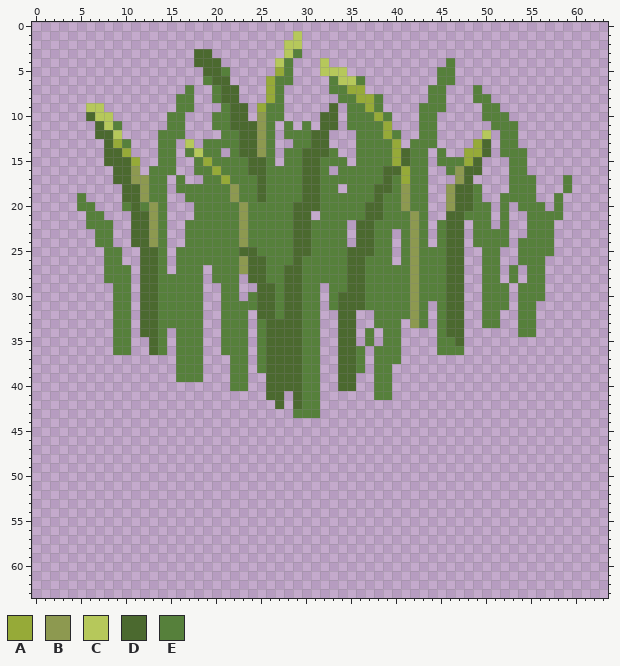
Two states of a pixel-art file, dot/weed.aseprite. Above, as it was before the edit.
64x64 pixels, 1 frame.
Palette (. is transparent): A #96aa38  B #8d9950  C #b6c85b  D #4b692f  E #56803b
New version:
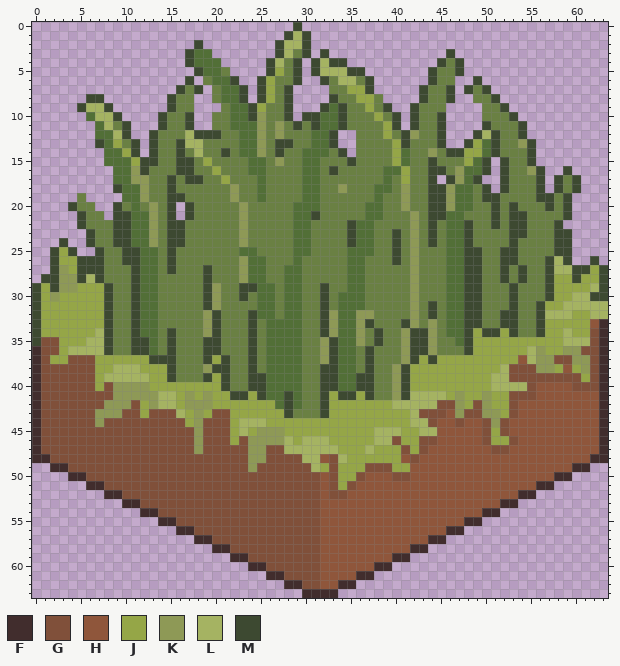
Colours new in this view: F #412d2d  G #80503a  H #8f563b  J #95a647  K #8e9956  L #a5b362  M #3d4931
Edits made:
layer "Layer 10" now shown
layer "Group 1/Layer 18" now shown
layer "Group 1/Layer 11" now shown
layer "Group 1/Layer 13" now shown
layer "Group 1/Layer 14" now shown
colour D: #4b692f -> #526f37
colour E: #56803b -> #6a8043
y 0: x 29 . -> M
y 1: x 28..30 .C. -> MLM
y 2: x 18 . -> M; x 27..30 .CC. -> MLLM
y 3: x 17 . -> M; x 27..28 .C -> ML; x 30 . -> M; x 32 . -> M; x 46 . -> M
y 4: x 17 . -> M; x 26..27 .C -> ML; x 29 . -> M; x 31..34 .C.. -> MLMM; x 45 . -> M; x 47 . -> M
y 5: x 18 . -> M; x 26..27 .A -> MJ; x 29 . -> M; x 31..36 .CCC.. -> MLLLMM; x 44 . -> M; x 47 . -> M
y 6: x 17 . -> M; x 22 . -> M; x 25..26 .A -> MJ; x 29 . -> M; x 32 . -> M; x 34..35 CC -> LL; x 37 . -> M; x 44 . -> M; x 49 . -> M
y 7: x 16 . -> M; x 18 . -> M; x 23 . -> M; x 25..26 .A -> MJ; x 28 . -> M; x 35..37 AA. -> JJM; x 43 . -> M; x 46 . -> M; x 48 . -> M; x 50 . -> M
y 8: x 6..7 .. -> MM; x 15 . -> M; x 23 . -> M; x 25..26 .A -> MJ; x 28 . -> M; x 33 . -> M; x 36..37 AA -> JJ; x 43 . -> M; x 46 . -> M; x 51 . -> M
y 9: x 5..8 .CC. -> MLLM; x 15 . -> M; x 24..25 .A -> MJ; x 28 . -> M; x 32 . -> M; x 34 . -> M; x 37 A -> J; x 39 . -> M; x 42 . -> M; x 52 . -> M
y 10: x 7..9 CC. -> LLM; x 14 . -> M; x 17 . -> M; x 24..25 .B -> MK; x 28 . -> M; x 30..31 .. -> MM; x 34 . -> M; x 38 A -> J; x 40 . -> M; x 42 . -> M; x 45 . -> M; x 53 . -> M
y 11: x 8 C -> L; x 10 . -> M; x 14 . -> M; x 17 . -> M; x 25 B -> K; x 27 . -> K; x 29 . -> M; x 31 . -> M; x 34 . -> M; x 39..40 A. -> JM; x 42 . -> M; x 45 . -> M; x 50 . -> M; x 54 . -> M
y 12: x 9..10 C. -> LM; x 13 . -> M; x 17..20 .... -> LMMM; x 25 B -> K; x 27 . -> K; x 33 . -> M; x 39 A -> J; x 41..42 .. -> MK; x 45 . -> M; x 49..51 .C. -> MLM; x 54 . -> M
y 13: x 7 . -> M; x 9 A -> J; x 11 . -> M; x 13 . -> M; x 16..18 .C. -> MLL; x 25 B -> K; x 27..28 .. -> MM; x 33 . -> M; x 40..41 A. -> JM; x 45 . -> M; x 48..49 .A -> MJ; x 51 . -> M; x 54..55 .. -> KM
y 14: x 10..11 A. -> JM; x 13 . -> M; x 16 . -> M; x 18 C -> L; x 21 . -> M; x 25 B -> K; x 27 . -> M; x 34 . -> M; x 40 A -> J; x 44 . -> K; x 46..49 ..AA -> MMJJ; x 51 . -> M; x 55 . -> M
y 15: x 11..13 A.. -> JMM; x 16..17 .. -> MM; x 19 A -> J; x 27 . -> K; x 35 . -> M; x 40 A -> J; x 44 . -> M; x 48 A -> J; x 50 . -> M; x 52 . -> M; x 55 . -> M
y 16: x 11..12 B. -> KM; x 16..17 .. -> MM; x 20 A -> J; x 33 . -> M; x 41 A -> J; x 44..45 .. -> MM; x 47 B -> K; x 50 . -> M; x 52 . -> M; x 55..56 .. -> KM; x 59 . -> M
y 17: x 11..12 BB -> KK; x 15 . -> M; x 17..18 .. -> MM; x 21 A -> J; x 41 A -> J; x 44 . -> M; x 46..47 .B -> MK; x 49 . -> M; x 52 . -> M; x 56 . -> M; x 58 . -> M; x 60 . -> M
y 18: x 9 . -> M; x 12 B -> K; x 15 . -> M; x 22 B -> K; x 34 . -> K; x 41 B -> K; x 44..46 ..B -> MMK; x 50 . -> M; x 52 . -> M; x 56 . -> M; x 58 . -> M; x 60 . -> M
y 19: x 12 B -> K; x 15..16 .. -> MM; x 22 B -> K; x 41 B -> K; x 44..46 ..B -> MMK; x 50..51 .. -> MM; x 56..57 .. -> MM; x 59 . -> M
y 20: x 4 . -> M; x 9 . -> M; x 13 B -> K; x 15 . -> M; x 17 . -> M; x 23 B -> K; x 41 B -> K; x 44..46 ..B -> MMK; x 51 . -> M; x 53 . -> M; x 57 . -> M; x 59 . -> M
y 21: x 5 . -> M; x 9..10 .. -> MM; x 13 B -> K; x 15 . -> M; x 17 . -> M; x 23 B -> K; x 31 . -> M; x 42 B -> K; x 44..45 .. -> MM; x 51 . -> M; x 53..54 .. -> MM; x 59 . -> M
y 22: x 5 . -> M; x 9..10 .. -> MM; x 13 B -> K; x 15..16 .. -> MM; x 23 B -> K; x 35 . -> M; x 42 B -> K; x 44 . -> M; x 48 . -> M; x 51 . -> M; x 53..54 .. -> MM; x 58 . -> M
y 23: x 6 . -> M; x 9..10 .. -> MM; x 13 B -> K; x 15..16 .. -> MM; x 23 B -> K; x 35 . -> M; x 40 . -> M; x 42 B -> K; x 44 . -> M; x 48 . -> M; x 53..54 .. -> MM; x 58..59 .. -> MM
y 24: x 3 . -> M; x 6 . -> M; x 9..10 .. -> MM; x 13 B -> K; x 15..16 .. -> MM; x 23 B -> K; x 35 . -> M; x 40 . -> M; x 42 B -> K; x 44 . -> M; x 48 . -> M; x 53 . -> M; x 58..59 .. -> MM
y 25: x 2..4 ... -> MJM; x 7 . -> M; x 10..11 .. -> MM; x 15 . -> M; x 40 . -> M; x 42 B -> K; x 48..49 .. -> MM; x 52..53 .. -> MM; x 58..59 .. -> MM
y 26: x 2..7 ...... -> MJJMMM; x 10..11 .. -> MM; x 15 . -> M; x 23 B -> K; x 40 . -> M; x 42 B -> K; x 48..49 .. -> MM; x 52..53 .. -> MM; x 57..59 ... -> MLM; x 62 . -> M
y 27: x 2..7 ...... -> MKJMMM; x 11 . -> M; x 15 . -> M; x 19 . -> M; x 23 B -> K; x 42 B -> K; x 48..49 .. -> MM; x 52 . -> M; x 54 . -> M; x 57..63 ....... -> MLLMMJM
y 28: x 1..7 ....... -> MMKKMLM; x 11 . -> M; x 19 . -> M; x 23 . -> K; x 42 B -> K; x 48..49 .. -> MM; x 52 . -> M; x 54 . -> M; x 57..63 ....... -> MJJMJJM
y 29: x 0..8 ......... -> MJMKKJJJM; x 11 . -> M; x 19..20 .. -> MK; x 23..24 .. -> MM; x 32 . -> M; x 42 B -> K; x 48..49 .. -> MM; x 53 . -> M; x 57..63 ....... -> MJJJJLM
y 30: x 0..8 ......... -> MJKJJJJJM; x 11 . -> M; x 19..20 .. -> MK; x 23 . -> M; x 32 . -> M; x 42 B -> K; x 48..49 .. -> MM; x 53 . -> M; x 57..63 ....... -> MJJLLMM
y 31: x 0..8 ......... -> MJJJJJJJM; x 11 . -> M; x 19..20 .. -> MK; x 32 . -> M; x 42 B -> K; x 44 . -> M; x 48..49 .. -> MM; x 53 . -> M; x 56..63 ........ -> MJJLLLLL
y 32: x 0..8 ......... -> MJJJJJJJM; x 11 . -> M; x 19..20 .. -> KM; x 24 . -> M; x 32..33 .. -> MK; x 36..37 .. -> KK; x 42 B -> K; x 44 . -> M; x 48..49 .. -> MM; x 52..53 .. -> MM; x 56..63 ........ -> MLLLJJLL
y 33: x 0..8 ......... -> MJJJJJJJM; x 11 . -> M; x 19..20 .. -> KM; x 24 . -> M; x 32..33 .. -> MK; x 36..37 .. -> KM; x 41..42 .B -> MK; x 44 . -> K; x 48..49 .. -> MM; x 52..53 .. -> MM; x 56..63 ........ -> MJJJJJHF
y 34: x 0..8 ......... -> MJJJJJJLM; x 11 . -> M; x 15 . -> M; x 19..20 .. -> KM; x 24 . -> M; x 32..33 .. -> MK; x 36 . -> K; x 38 . -> M; x 41..44 .... -> KMMK; x 48..53 ...... -> MJMMJM; x 56..63 ........ -> MJJLJJGF
y 35: x 0..8 ......... -> MGGJJJLLM; x 11..12 .. -> MM; x 15 . -> M; x 19..20 .. -> MM; x 24 . -> M; x 32..33 .. -> KM; x 36 . -> K; x 38 . -> M; x 41..44 .... -> KMMK; x 48..63 ................ -> MJJJJJJJJJJLLLGF
y 36: x 0..8 ......... -> FGGJLLLLM; x 11..12 .. -> MM; x 15 . -> M; x 19..20 .. -> MM; x 24 . -> M; x 32..33 .. -> KM; x 37 . -> M; x 41..44 .... -> KMMK; x 48..63 ................ -> MJJJJJJLKJJKKGGF
y 37: x 0..15 ................ -> FGJJGGGJJJJJJMMM; x 19..21 ... -> MJM; x 24 . -> M; x 32..33 .. -> KM; x 37 . -> M; x 41..63 ....................... -> KMJMJJJJJJJJJHLKKGGKKGF
y 38: x 0..15 ................ -> FGGGGGGJJLLLJJJM; x 19..21 ... -> KMM; x 24 . -> M; x 32..33 .. -> MM; x 37 . -> M; x 40..63 ........................ -> KMJJJJJJJJJJLGGGKKJHJKGF
y 39: x 0..15 ................ -> FGGGGGGJLLLLLJJM; x 19..21 ... -> MJM; x 24..25 .. -> MM; x 32..33 .. -> MM; x 36..37 .. -> MM; x 40..63 ........................ -> KMJJJJJJJJJLLGGGGGGGGJGF
y 40: x 0..21 ...................... -> FGGGGGGJGKKKKJJJJJJJJM; x 24..25 .. -> MM; x 32..33 .. -> MM; x 36..37 .. -> MM; x 40..63 ........................ -> KMJJJJJJJJJLLLLGHHHHGGGF
y 41: x 0..25 .......................... -> FGGGGGGGGKKKKKLLJKJKJJMMJM; x 28 . -> M; x 32..37 ...... -> MJMMJM; x 40..63 ........................ -> KMLLLLJKJJKJJGGGHHHHHHHF
y 42: x 0..26 ........................... -> FGGGGGGGKKKGJKLLJKKKJJJJJJJ; x 28 . -> M; x 32..63 ................................ -> MJJJJJJJLLLLLGGKJGKJJGHHHHHHHHHF
y 43: x 0..28 ............................. -> FGGGGGGKKKGGJGGGLJKJGGJJJJJJM; x 32..63 ................................ -> MJJJJJJJJJLGGGHKGGKKJGHHHHHHHHHF
y 44: x 0..63 ................................................................ -> FGGGGGGKGGGGGGGGGJKGGGJLLLJJJJJJJJJJJJJJJJLLGHHGHHGKGHHHHHHHHHHF
y 45: x 0..63 ................................................................ -> FGGGGGGGGGGGGGGGGGKGGGJLJKKKJJJJJJJJJJLLLJJLLHHHHHGJGHHHHHHHHHHF
y 46: x 0..63 ................................................................ -> FGGGGGGGGGGGGGGGGGKGGGJGKKKKLJLLLJJJJJLLGJJGGHHHHHGJJGHHHHHHHHHF
y 47: x 0..63 ................................................................ -> FGGGGGGGGGGGGGGGGGKGGGGGKKGGLLLLLLJJJLJJJGJGHHHHHHHGGHHHHHHHHHHF
y 48: x 0..63 ................................................................ -> FFGGGGGGGGGGGGGGGGGGGGGGKKGGGGLLHGLJJJJJJHGHHHHHHHHHHHHHHHHHHHFF
y 49: x 2..61 ............................................................ -> FFGGGGGGGGGGGGGGGGGGGGKGGGGGGLJGJJJGGGJJHHHHHHHHHHHHHHHHHHFF
y 50: x 4..59 ........................................................ -> FFGGGGGGGGGGGGGGGGGGGGGGGGGGHGJJGHHHGGHHHHHHHHHHHHHHHHFF
y 51: x 6..57 .................................................... -> FFGGGGGGGGGGGGGGGGGGGGGGGGHGJGHHHHHHHHHHHHHHHHHHHHFF
y 52: x 8..55 ................................................ -> FFGGGGGGGGGGGGGGGGGGGGGGHGGHHHHHHHHHHHHHHHHHHHFF
y 53: x 10..53 ............................................ -> FFGGGGGGGGGGGGGGGGGGGGHHHHHHHHHHHHHHHHHHHHFF
y 54: x 12..51 ........................................ -> FFGGGGGGGGGGGGGGGGGGHHHHHHHHHHHHHHHHHHFF
y 55: x 14..49 .................................... -> FFGGGGGGGGGGGGGGGGHHHHHHHHHHHHHHHHFF
y 56: x 16..47 ................................ -> FFGGGGGGGGGGGGGGHHHHHHHHHHHHHHFF
y 57: x 18..45 ............................ -> FFGGGGGGGGGGGGHHHHHHHHHHHHFF
y 58: x 20..43 ........................ -> FFGGGGGGGGGGHHHHHHHHHHFF
y 59: x 22..41 .................... -> FFGGGGGGGGHHHHHHHHFF
y 60: x 24..39 ................ -> FFGGGGGGHHHHHHFF
y 61: x 26..37 ............ -> FFGGGGHHHHFF
y 62: x 28..35 ........ -> FFGGHHFF
y 63: x 30..33 .... -> FFFF
Where, in picture pixels (left, top, right, bottom), the same in both pictures:
changed: (32, 22, 608, 598)
